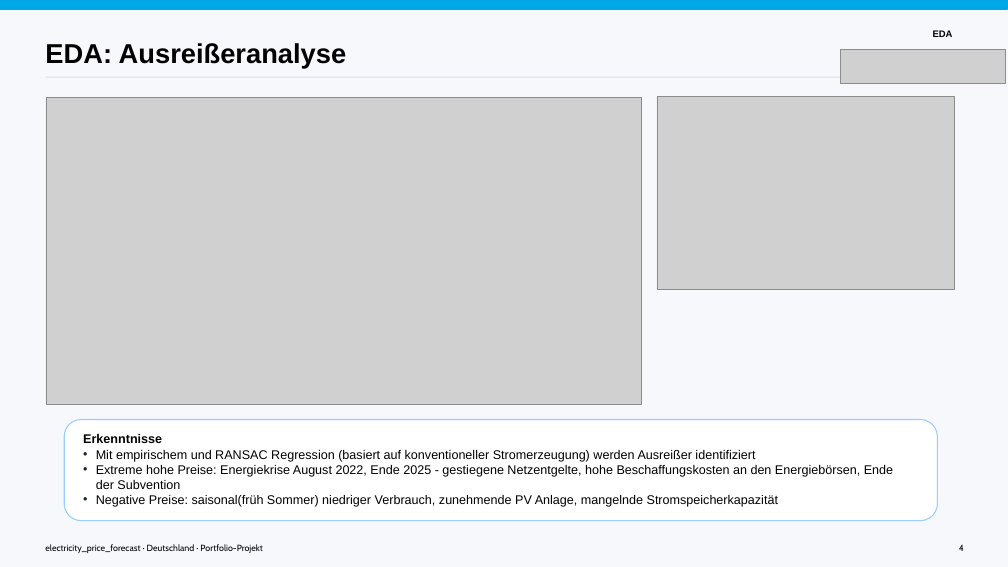
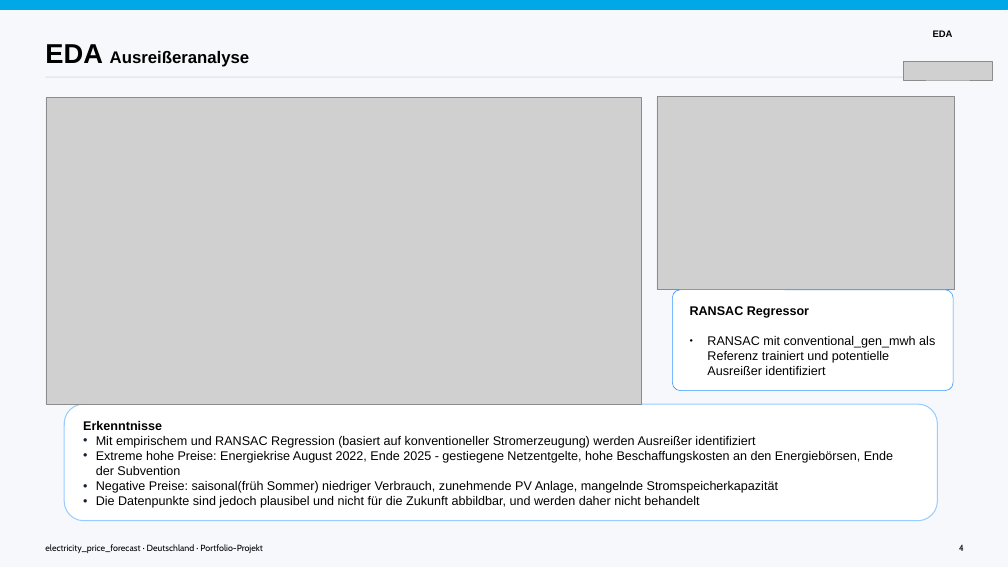
Before and after one commit to SW-oasen/electricity_price_forecast, a slide deck: slide 5 of presentation/orig/Strompreis_Vorhersagen.odp. Drawn at 1008x567 pixels with LibreOffice and Linux fonts; fonts in the diff are those of the drawing; grey boxes stand for pictures. Boxes give left, top, right and bottom in pixels: in the first picture for what was removed or moved away, otherwise in the second. Text is boxed around its words. In the diff, an @@ line names an element or a change of style, - is before the commit and + after.

```diff
--- a/presentation/orig/Strompreis_Vorhersagen.odp
+++ b/presentation/orig/Strompreis_Vorhersagen.odp
@@ text at box(45, 44, 250, 67): text changed; size 26 to 16 pt @@
-EDA: Ausreißeranalyse
+EDA Ausreißeranalyse
@@ picture: place and size @@
-picture at box(841, 50, 1006, 83)
+picture at box(904, 62, 993, 80)
@@ rounded rectangle added at box(672, 290, 953, 390), fill #FFFFFF, outline #3399FF 0.57 pt @@
@@ text added at box(690, 306, 935, 375), 12 pt, text #000000 @@
+RANSAC Regressor
+● RANSAC mit conventional_gen_mwh als Referenz trainiert und potentielle Ausreißer identifiziert
@@ rounded rectangle: place and size @@
-rounded rectangle at box(64, 420, 938, 521)
+rounded rectangle at box(64, 405, 938, 521)
@@ text "Erkenntnisse": place and size @@
-text "Erkenntnisse" at box(83, 434, 893, 507)
+text "Erkenntnisse" at box(83, 421, 893, 508)
@@ text at box(96, 496, 699, 508): paragraph added @@
+• Die Datenpunkte sind jedoch plausibel und nicht für die Zukunft abbildbar, und werden daher nicht behandelt
```
Also in this commit, not shown: 10 other slides changed, 1 slide added, 1 slide removed, 13 other files.
